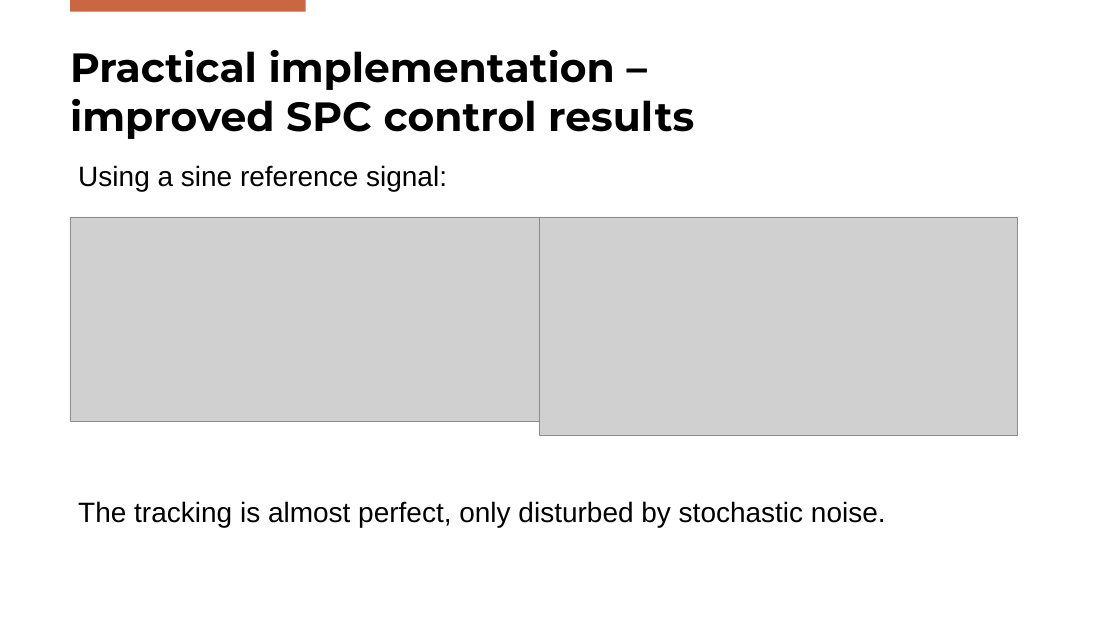
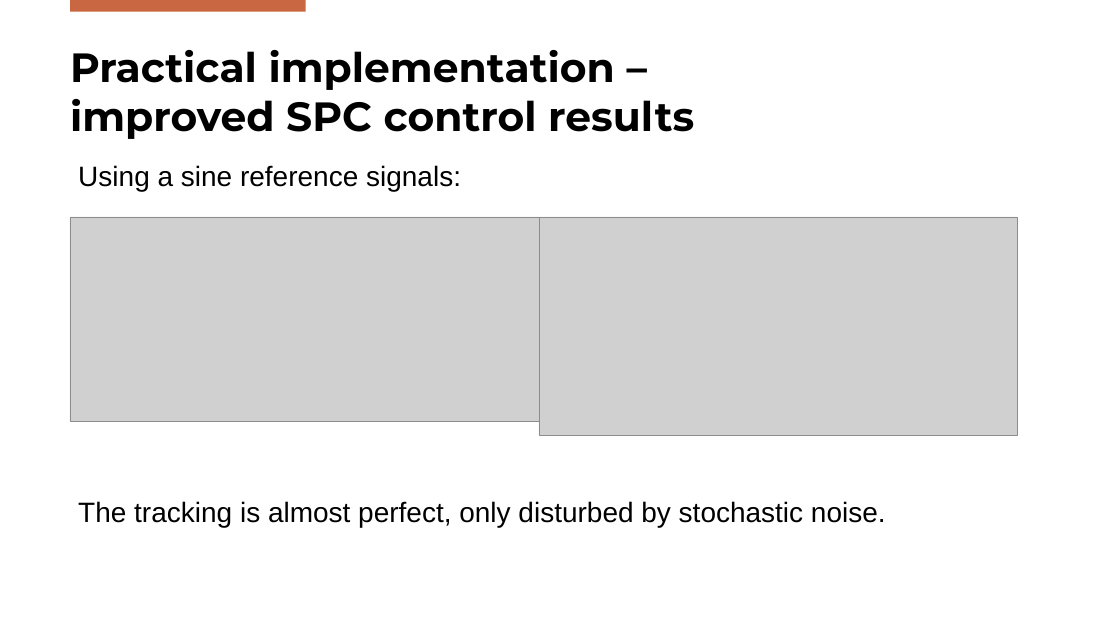
Before and after one commit to Gabriele-Mazzoleni/Progetto_ALES_aa_2025_2026, a slide deck: slide 29 of SPC_Presentation.pptx. Drawn at 1120x630 pixels with LibreOffice and Linux fonts; fonts in the diff are those of the drawing; grey boxes stand for pictures; background and template pictures are left out. Boxes give left, top, right and bottom in pixels: in the first picture for what was removed or moved away, otherwise in the second. Text is boxed around its words. In the diff, an @@ line names an element or a change of style, - is before the commit and + after.

```diff
--- a/SPC_Presentation.pptx
+++ b/SPC_Presentation.pptx
@@ text at <box>78,165,461,191</box>: text changed @@
-Using a sine reference signal:
+Using a sine reference signals:
```
Also in this commit, not shown: 16 other slides changed, 3 slides added, 1 slide removed, 1 other file.
